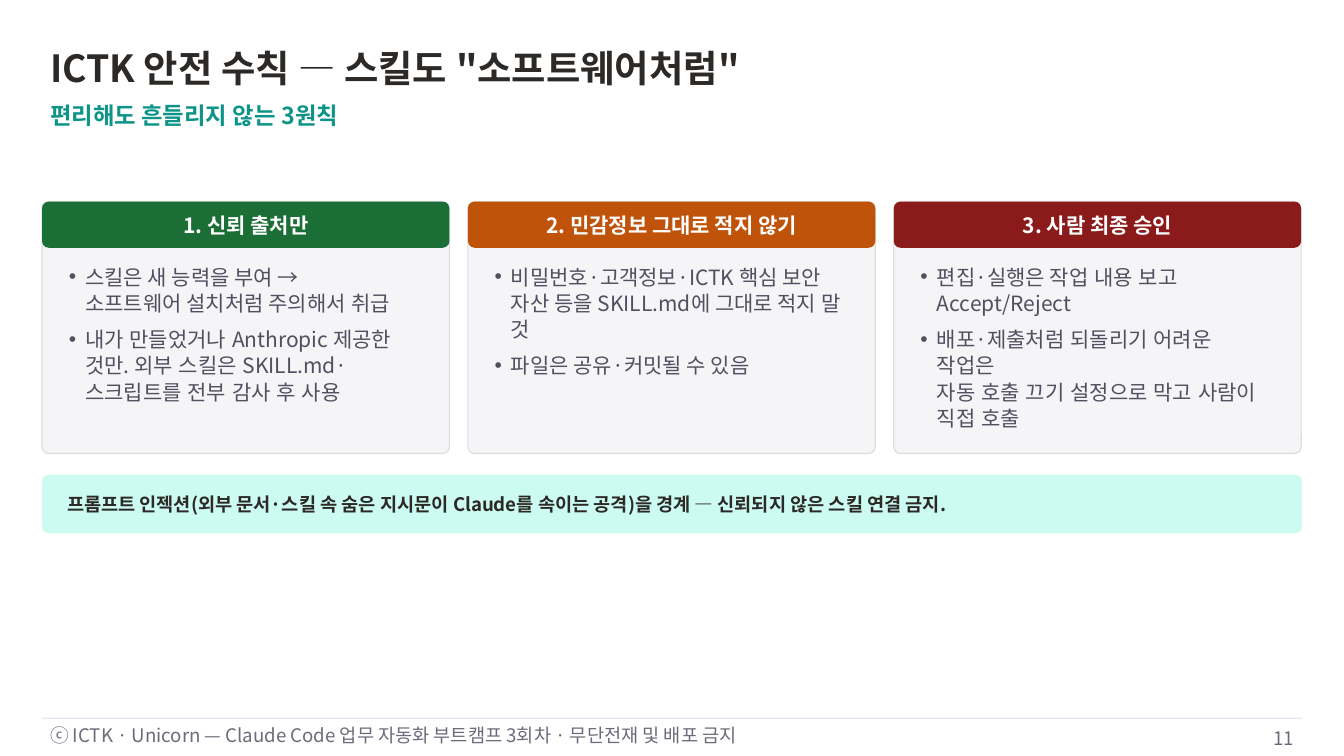
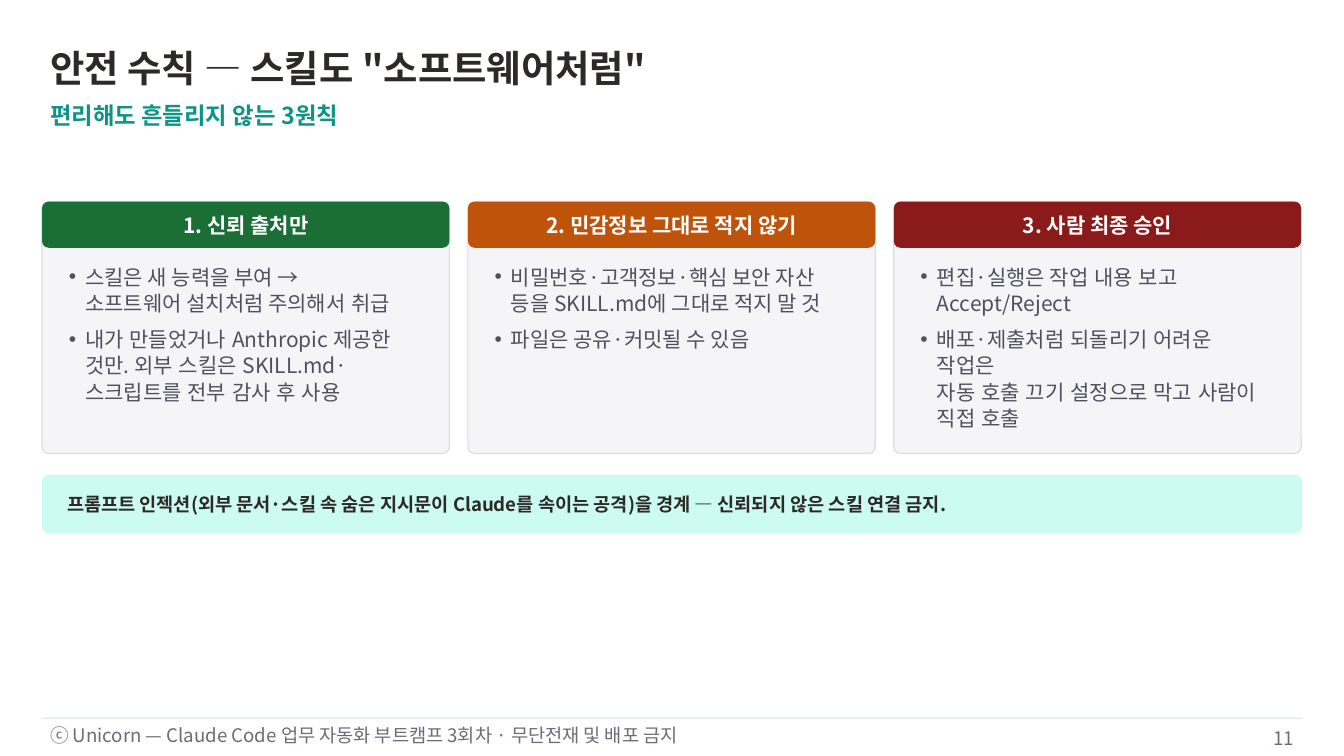
Before and after one commit to unicorn-campus/ai-automation, a slide deck: slide 11 of decks/03-skill-basics/3회차-Skill기초.pptx. Drawn at 1344x756 pixels with LibreOffice and Linux fonts; fonts in the diff are those of the drawing. Boxes give left, top, right and bottom in pixels: in the first picture for what was removed or moved away, otherwise in the second. Text is boxed around its words. In the diff, an @@ line names an element or a change of style, - is before the commit and + after.

```diff
--- a/decks/03-skill-basics/3회차-Skill기초.pptx
+++ b/decks/03-skill-basics/3회차-Skill기초.pptx
@@ text at box(50, 50, 646, 86): text changed @@
-ICTK 안전 수칙 — 스킬도 "소프트웨어처럼"
+안전 수칙 — 스킬도 "소프트웨어처럼"
@@ text at box(511, 267, 821, 313): text changed @@
-• 비밀번호·고객정보·ICTK 핵심 보안 자산 등을 SKILL.md에 그대로 적지 말 것
+• 비밀번호·고객정보·핵심 보안 자산 등을 SKILL.md에 그대로 적지 말 것
@@ text at box(50, 726, 677, 744): text changed @@
-ⓒ ICTK · Unicorn — Claude Code 업무 자동화 부트캠프 3회차 · 무단전재 및 배포 금지
+ⓒ Unicorn — Claude Code 업무 자동화 부트캠프 3회차 · 무단전재 및 배포 금지
```
Also in this commit, not shown: 11 other slides changed, 13 other files.
